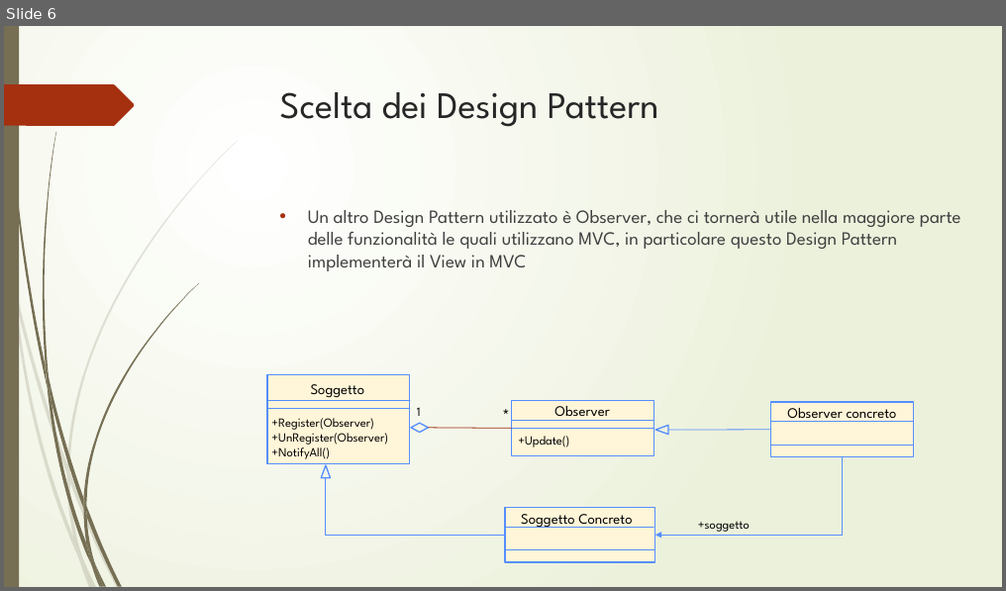
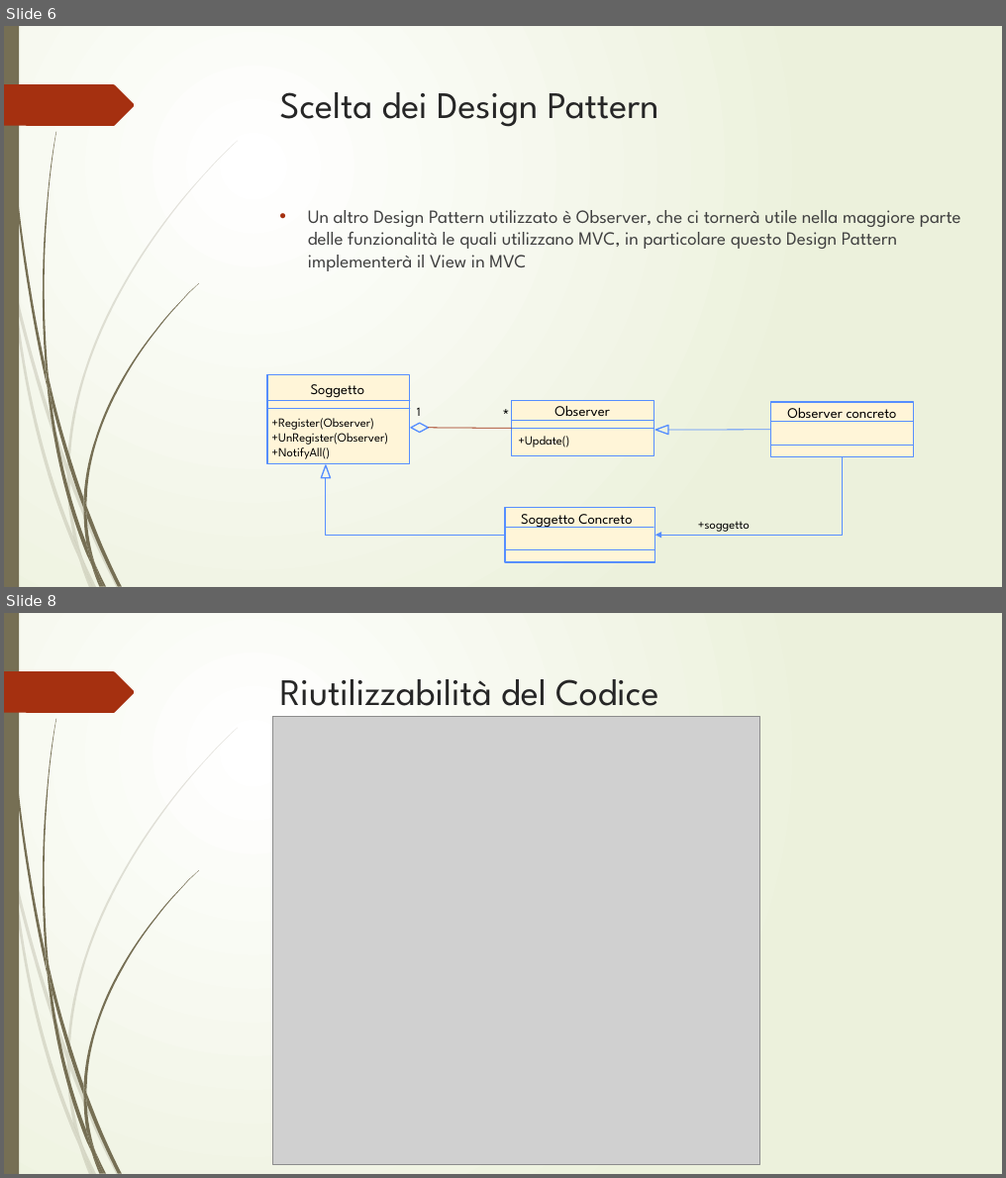
Before and after one commit to JimMinor/EventManager, a slide deck: Progetto/Presentazione/Event Manager.pptx. Shown one above the other, each under a label of ours: slide 6 before the commit, slides 6 and 8 after it; the slides between them are not shown. The pictures are 1006x591 and 1006x1178 pixels, drawn with LibreOffice and Linux fonts; fonts in the diff are those of the drawing; grey boxes stand for pictures. Boxes give left, top, right and bottom in pixels: in the first picture for what was removed or moved away, otherwise in the second. Text is boxed around its words. In the diff, an @@ line names an element or a change of style, - is before the commit and + after.

```diff
--- a/Progetto/Presentazione/Event Manager.pptx
+++ b/Progetto/Presentazione/Event Manager.pptx
@@ slide 8 added at <box>4,613,1002,1174</box>, background gradient #FFFFFF to #ECF2DC; not listed: 24 template elements that a slide beside it also shows @@
@@ title added at <box>280,679,658,717</box>, 36 pt, text #262626 @@
+Riutilizzabilità del Codice
@@ picture added at <box>272,716,760,1164</box> @@
```
Also in this commit, not shown: 5 other slides added.
